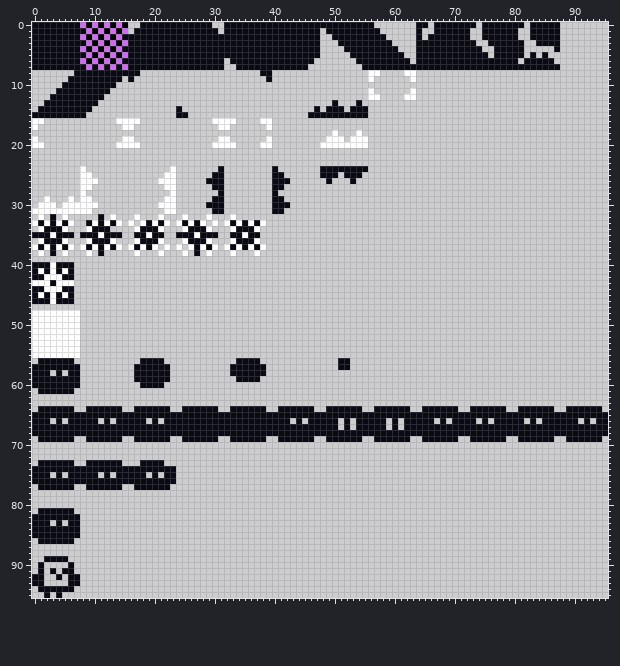
Two states of a sprite sheet, game/assets/spritesheet.png. Above: the version before the commit.
The file is 96x96 pixels.
After:
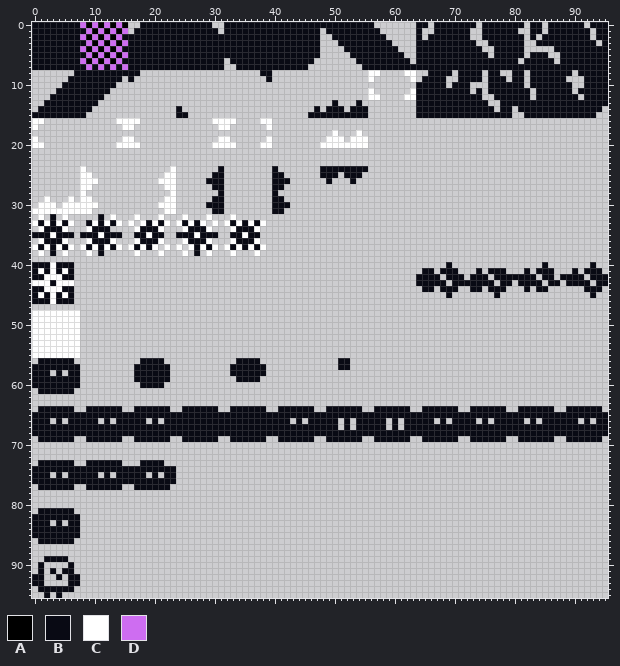
Palette (. is transparent): A #000000  B #090a14  C #ffffff  D #ce6df1
Diff:
The author put colour B in row 0 at x 88 to 91 and 93 to 95; in row 1 at x 88 to 92 and 94 to 95; in row 2 at x 81, 88 to 92 and 94 to 95; in row 3 at x 88 to 93 and 95; in row 4 at x 88 to 95; in row 5 at x 84 and 88 to 95.
The author put colour B in rows 6 to 7 at x 88 to 95; in row 8 at x 66 to 69, 71 to 74, 76 to 77, 80 to 81, 83 to 89 and 91 to 95; in row 9 at x 65 to 68, 71 to 74, 76 to 78, 80 to 81, 83 to 88 and 92 to 95; in row 10 at x 64 to 68, 70 to 72, 76 to 81, 83 to 89 and 92 to 95; in row 11 at x 64 to 72, 74, 76 to 82, 84 to 89 and 91 to 95; in row 12 at x 64 to 74, 77 to 82, 84 to 90 and 92 to 95.
The author put colour B in row 13 at x 64 to 75 and 78 to 95; in row 14 at x 64 to 76, 78 to 79 and 81 to 94; in row 15 at x 64 to 79 and 82 to 93; in row 40 at x 69, 85 and 93; in row 41 at x 65 to 66, 68 to 70, 74, 76 to 78, 82, 84 to 86, 90 and 92 to 94; in row 42 at x 64 to 67, 69 to 71, 73 to 75, 77 to 83, 85 to 86, 88 to 91 and 93 to 95.
The author put colour B in row 43 at x 64 to 68, 70 to 76, 78 to 79, 81 to 84, 86 to 87, 89 to 92 and 94 to 95; in row 44 at x 65 to 66, 68 to 70, 73 to 74, 76 to 78, 82, 84 to 85 and 92 to 94; in row 45 at x 69, 77 and 93.
The edit erases colour B in rows 0 to 1 at x 85; in row 2 at x 84.
Boxes around the changes in both pictures, in picture pixels (x1, y1, x2, y2):
changed: (416, 22, 608, 118)
added: (416, 262, 608, 298)
